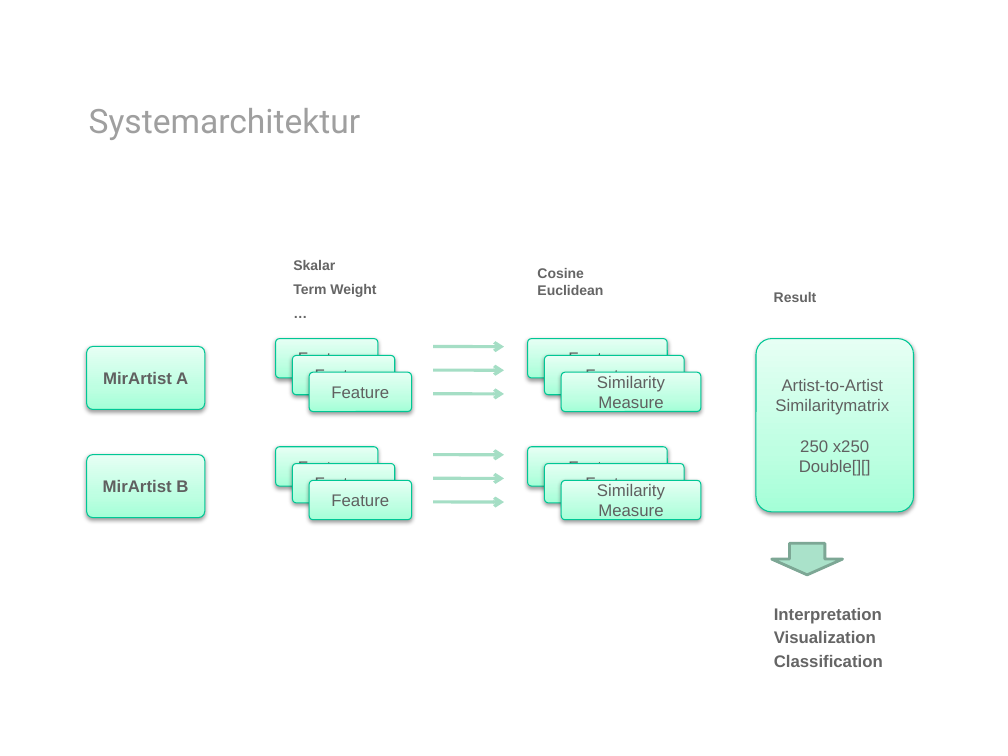
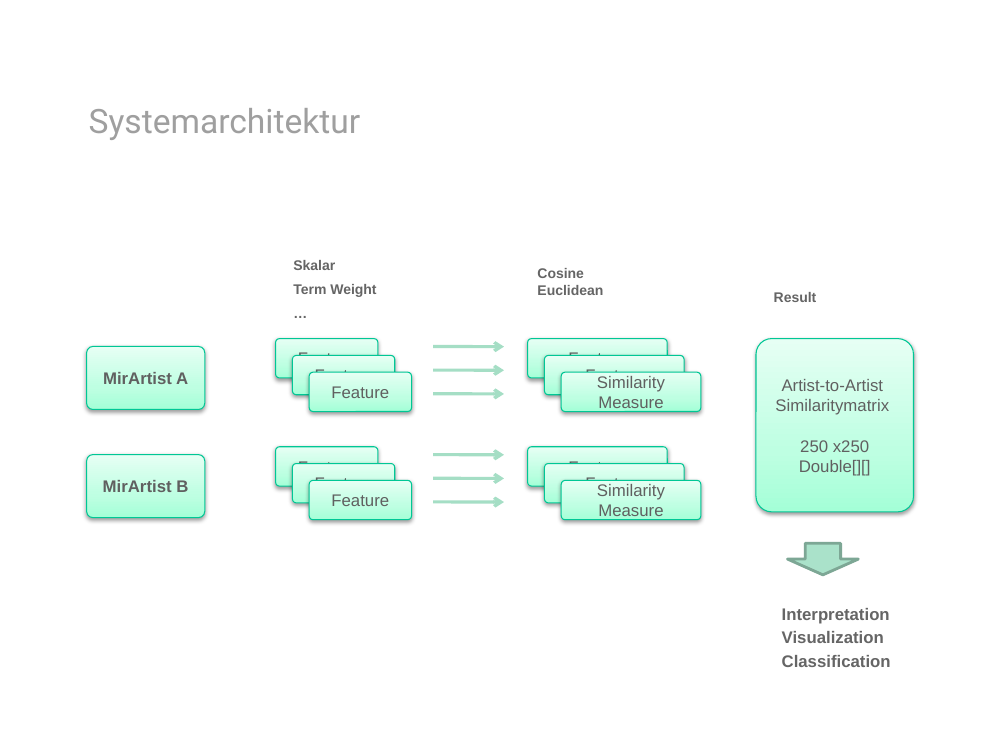
Before and after one commit to rohanprojects/mirlastfm, a slide deck: slide 4 of presentation/presentation.pptx. Drawn at 1008x756 pixels with LibreOffice and Linux fonts; fonts in the diff are those of the drawing; background and template pictures are left out. Boxes give left, top, right and bottom in pixels: in the first picture for what was removed or moved away, otherwise in the second. Text is boxed around its words. In the diff, an @@ line names an element or a change of style, - is before the commit and + after.

```diff
--- a/presentation/presentation.pptx
+++ b/presentation/presentation.pptx
@@ down arrow: place and size @@
-down arrow at box(772, 543, 843, 575)
+down arrow at box(787, 543, 858, 575)
@@ text "Interpretation": place and size @@
-text "Interpretation" at box(774, 608, 883, 667)
+text "Interpretation" at box(782, 608, 891, 667)
```
Also in this commit, not shown: 4 other slides changed, 1 slide added, 9 other files.
